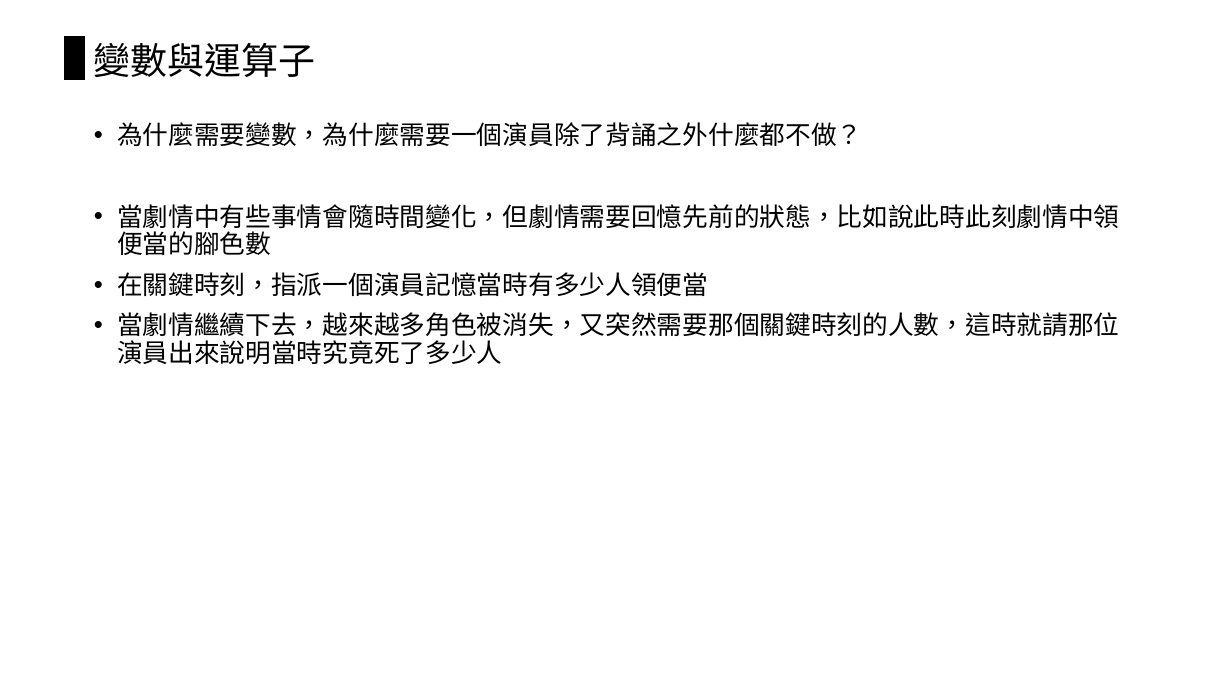
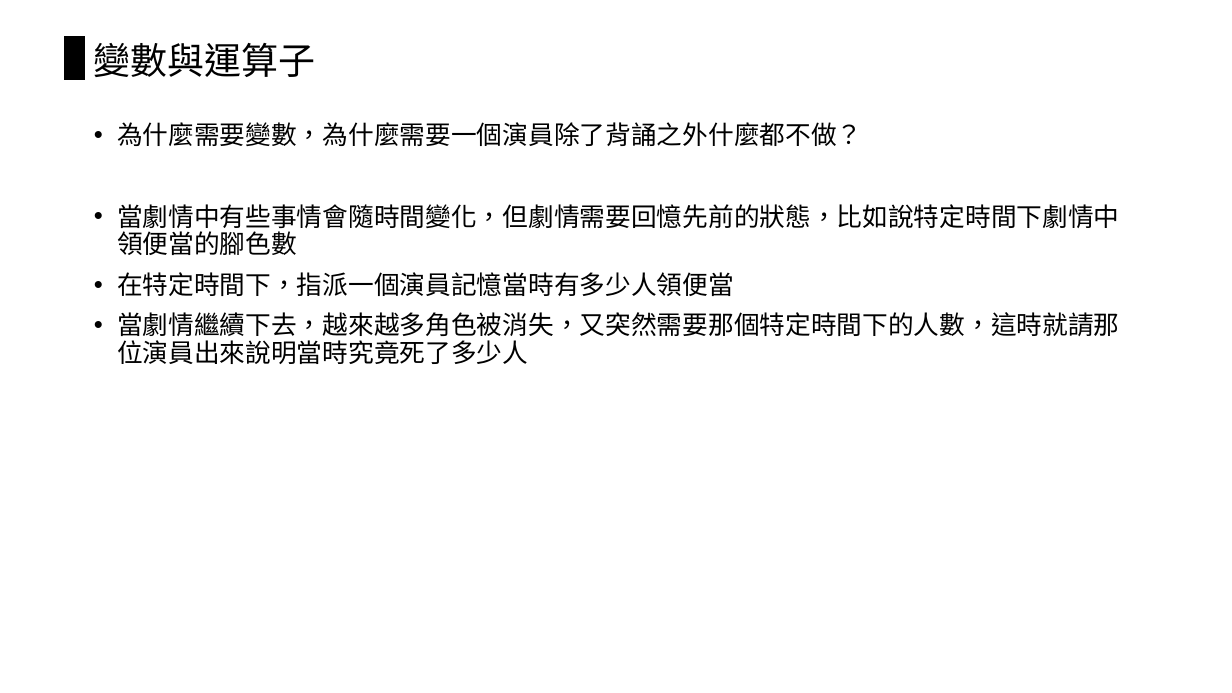
Before and after one commit to chiachin-yen/NCKU_workshop_2018, a slide deck: slide 23 of 2018_Eink工作營.pptx. Drawn at 1232x693 pixels with LibreOffice and Linux fonts; fonts in the diff are those of the drawing. Boxes give left, top, right and bottom in pixels: in the first picture for what was removed or moved away, otherwise in the second. Text is boxed around its words. In the diff, an @@ line names an element or a change of style, - is before the commit and + after.

```diff
--- a/2018_Eink工作營.pptx
+++ b/2018_Eink工作營.pptx
@@ text at box(117, 204, 1120, 364): text changed @@
-• 當劇情中有些事情會隨時間變化，但劇情需要回憶先前的狀態，比如說此時此刻劇情中領便當的腳色數
-• 在關鍵時刻，指派一個演員記憶當時有多少人領便當
-• 當劇情繼續下去，越來越多角色被消失，又突然需要那個關鍵時刻的人數，這時就請那位演員出來說明當時究竟死了多少人
+• 當劇情中有些事情會隨時間變化，但劇情需要回憶先前的狀態，比如說特定時間下劇情中領便當的腳色數
+• 在特定時間下，指派一個演員記憶當時有多少人領便當
+• 當劇情繼續下去，越來越多角色被消失，又突然需要那個特定時間下的人數，這時就請那位演員出來說明當時究竟死了多少人
```
Also in this commit, not shown: 23 other slides changed, 21 slides added, 4 slides removed.
